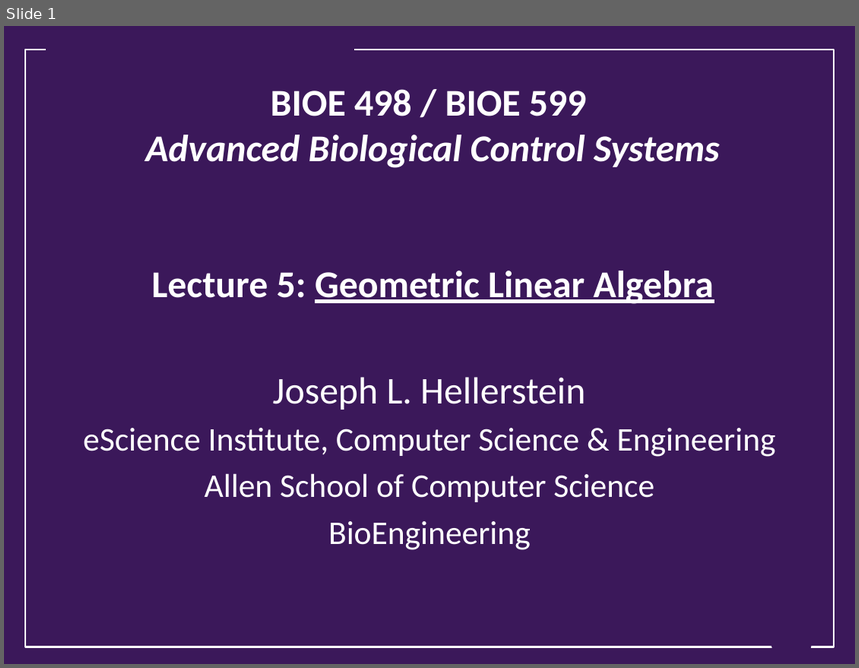
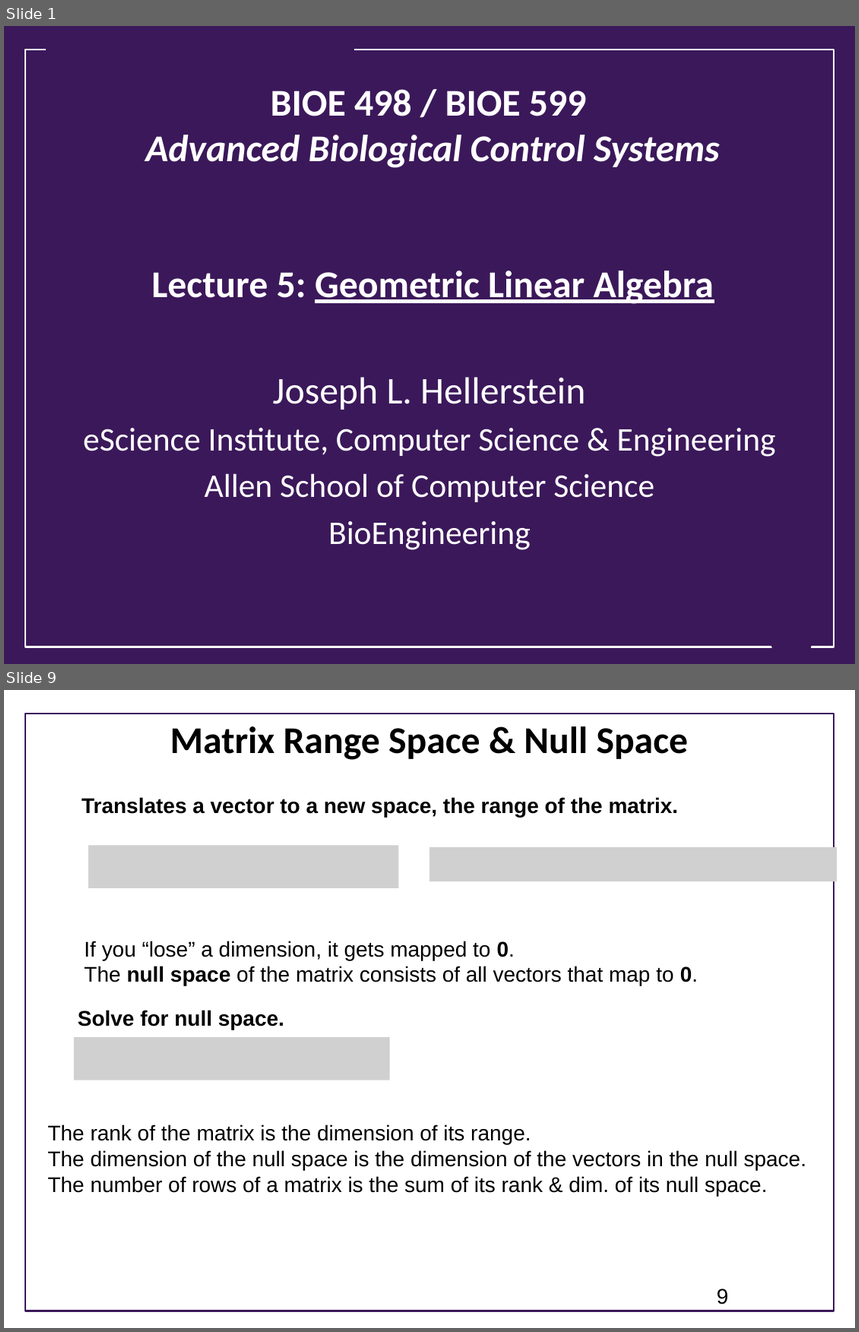
Before and after one commit to joseph-hellerstein/advanced-controls-lectures, a slide deck: Lecture_4-Geometric-Linear-Algebra/Geometric-Linear-Algebra.pptx. Shown one above the other, each under a label of ours: slide 1 before the commit, slides 1 and 9 after it; the slides between them are not shown. The pictures are 859x668 and 859x1332 pixels, drawn with LibreOffice and Linux fonts; fonts in the diff are those of the drawing; grey boxes stand for pictures; background and template pictures are left out. Boxes give left, top, right and bottom in pixels: in the first picture for what was removed or moved away, otherwise in the second. Text is boxed around its words. In the diff, an @@ line names an element or a change of style, - is before the commit and + after.

```diff
--- a/Lecture_4-Geometric-Linear-Algebra/Geometric-Linear-Algebra.pptx
+++ b/Lecture_4-Geometric-Linear-Algebra/Geometric-Linear-Algebra.pptx
@@ slide 9 added at [4, 690, 855, 1328], background #FFFFFF @@
@@ rectangle added at [25, 714, 834, 1312], outline #3B185A 1.75 pt @@
@@ title added at [170, 726, 689, 760], 32 pt, text #000000, bold @@
+Matrix Range Space & Null Space
@@ text added at [82, 797, 679, 818], 18 pt, text #000000, bold @@
+Translates a vector to a new space, the range of the matrix.
@@ picture added at [88, 846, 399, 888] @@
@@ picture added at [430, 847, 837, 882] @@
@@ text added at [84, 941, 698, 986], 18 pt, text #000000 @@
+If you “lose” a dimension, it gets mapped to 0.
+The null space of the matrix consists of all vectors that map to 0.
@@ text added at [78, 1010, 284, 1030], 18 pt, text #000000, bold @@
+Solve for null space.
@@ picture added at [74, 1037, 389, 1081] @@
@@ text added at [48, 1125, 807, 1196], 18 pt, text #000000 @@
+The rank of the matrix is the dimension of its range.
+The dimension of the null space is the dimension of the vectors in the null space.
+The number of rows of a matrix is the sum of its rank & dim. of its null space.
@@ page number added at [717, 1289, 729, 1305], 18 pt, text #000000 @@
+9
```
Also in this commit, not shown: 2 slides changed, 13 other slides added, 1 slide removed.
